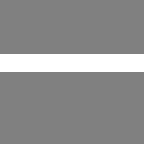
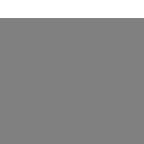
Before/after of a 144 x 144 layered artwork. What changed in the layer stack:
added layer "Calque Copié" above "Arrière-plan" over [0, 0, 144, 18]
painted on "Arrière-plan" over [0, 54, 144, 72]
